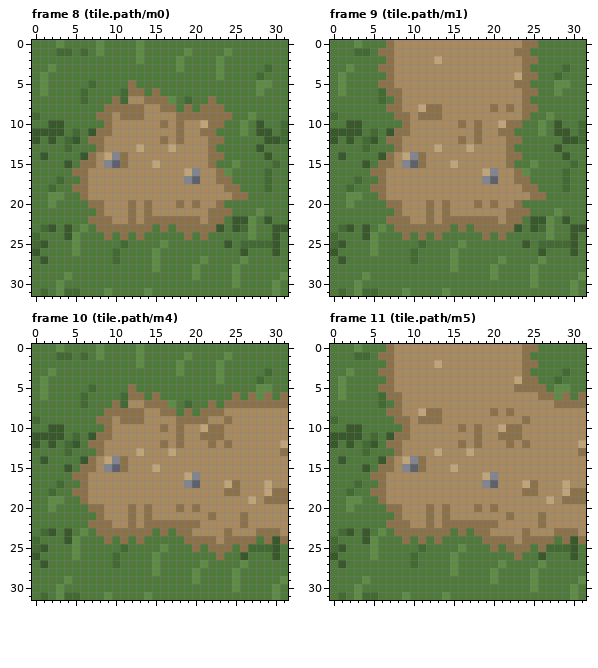
One commit to this pixel-art file: build/aseprite/tiles.aseprite. Above is the file before it was changed.
32x32 pixels, 195 frames. Shown: frame 8 (tile.path/m0), frame 9 (tile.path/m1), frame 10 (tile.path/m4), frame 11 (tile.path/m5). The commit also changed other frames, which this record leaves out.
After the commit:
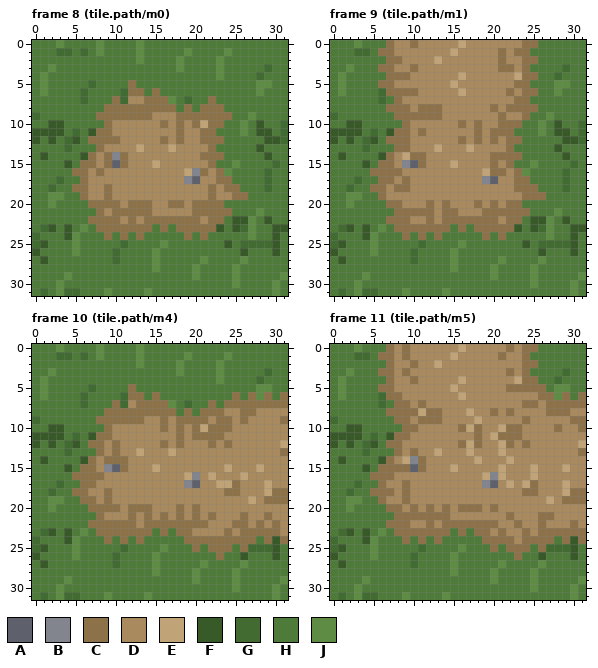
Palette (. is transparent): A #5e606c  B #82848e  C #8c7149  D #a88a5e  E #c0a376  F #385a29  G #426b31  H #4e7a3a  J #5e8c45
The edit:
Frame 8 (tile.path/m0):
y 8: x 14..15 DD -> CC
y 9: x 10 D -> C; x 14 D -> C
y 10: x 20 D -> C
y 12: x 9..10 DD -> CC; x 21 D -> C
y 14: x 9 E -> C; x 21 D -> C
y 15: x 9 B -> C
y 16: x 8 D -> C; x 21 D -> C
y 18..19: x 9 D -> C; x 22 D -> C
y 20: x 9..10 DD -> CC; x 13 D -> C; x 17 D -> C; x 21..22 DD -> CC
y 21: x 10..11 DD -> CC; x 13 D -> C; x 20..21 DD -> CC
y 22: x 10 D -> C
Frame 9 (tile.path/m1):
y 0: x 10 D -> C; x 16 D -> E
y 1: x 15 D -> E; x 21 D -> C
y 2: x 8 D -> C; x 21 D -> C
y 3: x 10 D -> C; x 21..22 DD -> CC
y 4: x 8..9 DD -> CC; x 16 D -> E
y 5: x 15 D -> E
y 6: x 9..10 DD -> CC; x 16 D -> E; x 22 D -> C
y 7: x 23 D -> C
y 8: x 9 D -> C; x 11 E -> C; x 23 D -> C
y 9: x 10 D -> C; x 21 D -> C
y 10: x 21 E -> C
y 11: x 11 D -> C; x 20 D -> C
y 12: x 9 D -> C; x 20 D -> C
y 13: x 9 D -> C
y 14: x 10 B -> C; x 20..21 DD -> CC
y 15: x 20 D -> C
y 16: x 7..8 DD -> CC; x 20..21 BD -> CC
y 17: x 7 D -> C; x 9 D -> C
y 18: x 8..9 DD -> CC; x 23 D -> C
y 19: x 24 D -> C
y 20: x 22 D -> C
y 21: x 9..11 DDD -> CCC; x 15 D -> C; x 19..21 DDD -> CCC
Frame 10 (tile.path/m4):
y 7: x 13 D -> C
y 8: x 14..15 DD -> CC; x 26..27 DD -> CC
y 9: x 10 D -> C; x 16 D -> C; x 23 D -> C; x 26 D -> C; x 31 D -> C
y 10: x 20 D -> C; x 24 D -> C
y 11: x 20 D -> C
y 12..13: x 10 D -> C
y 14: x 9..10 EB -> CC
y 15: x 24 D -> E; x 28 D -> E
y 16: x 7..8 DD -> CC; x 22 D -> E; x 26 D -> E
y 17: x 7 D -> C; x 23 D -> E
y 18: x 9 D -> C
y 19: x 7 D -> C; x 9 D -> C
y 20: x 9..10 DD -> CC; x 13 D -> C
y 21: x 16 D -> C; x 18 D -> C; x 20 D -> C; x 29 D -> C
y 22: x 10..11 DD -> CC; x 21 D -> C; x 25 D -> C; x 28 D -> C; x 30 D -> C
y 23: x 26..27 DD -> CC
y 24: x 23 D -> C
Frame 11 (tile.path/m5):
y 0: x 9 D -> C; x 16 D -> E; x 22 D -> C
y 1: x 9 D -> C; x 15 D -> E; x 21 D -> C
y 2: x 10 D -> C
y 3: x 9 D -> C; x 22 D -> C
y 4: x 10 D -> C; x 16 D -> E
y 5: x 15 D -> E; x 22 D -> C
y 6: x 16 D -> E
y 7: x 9 D -> C; x 11 D -> C; x 24..25 DD -> CC; x 27 D -> C
y 8: x 9..10 DD -> CC; x 17 D -> E; x 27..29 DDD -> CCC
y 9: x 18 D -> E; x 30..31 DD -> CC
y 10: x 10 D -> C; x 17 D -> E; x 28 D -> C; x 31 D -> C
y 11: x 20 D -> E
y 12: x 17 D -> E; x 21 D -> E
y 13: x 10 D -> C; x 21 D -> E
y 14: x 18 D -> E; x 22 D -> E
y 15: x 8..9 DB -> CC; x 21 D -> E; x 25 D -> E; x 29 D -> E
y 16: x 7 D -> C; x 21 D -> E; x 25 D -> E
y 17: x 9 D -> C; x 22 D -> E
y 18: x 7 D -> C; x 9 D -> C
y 19: x 9 D -> C
y 20: x 10 D -> C; x 16..17 DD -> CC
y 21: x 9..11 DDD -> CCC; x 13 D -> C; x 27 D -> C
y 22: x 23 D -> C; x 30 D -> C
y 23: x 21 D -> C; x 26..27 DD -> CC; x 31 D -> C
Pixel boxes of the changes (left, top, right, bottom) in both pictures:
changed: (96, 104, 216, 224)
changed: (386, 40, 426, 216)
changed: (450, 40, 530, 216)
changed: (88, 400, 288, 544)
changed: (386, 344, 586, 536)
